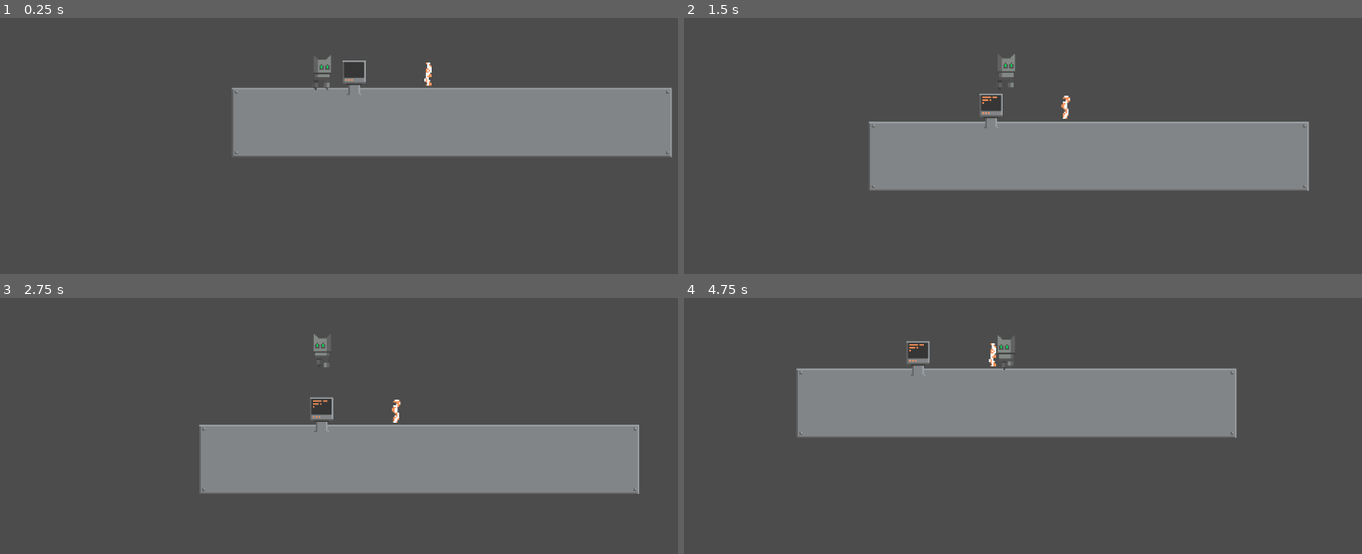
Above: before the commit, frames 1-4 (two rows, left to right).
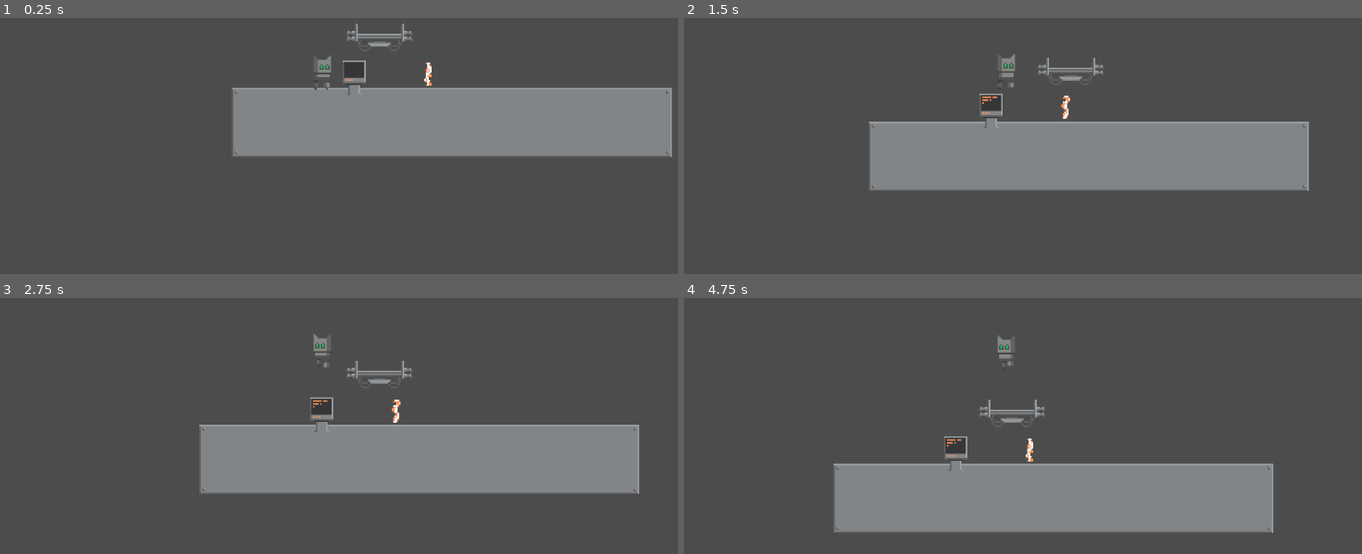
Above: after the commit, the same moments.

Repository: BuendiaGames/RobotsGMTK
Game: Godot game, scene res://levels/level-1.tscn
Two runs of this game, one before a commit and one after it. Both use one fixed random seed, a clock stepped at 60 frames per second and the inputs below. The project has no main scene, so this scene is started directly.
Inputs (mouse positions are in pixels of both pictures, inside the frame that each line leads up to):
- Up to frame 1 (0.25 s): no input
- Up to frame 2 (1.5 s): move the mouse to (1172, 46) at 0.52 s; hold Right (ui_right) 0.53-1.28 s; click (1172, 46) at 0.67 s; tap Up (ui_up) at 0.77 s; move the mouse to (860, 89) at 1.27 s; hold S (ui_right) from 1.28 s (still down)
- Up to frame 3 (2.75 s): tap Right (ui_up) at 1.52 s; move the mouse to (outside the picture) at 2.02 s; release S (ui_right) at 2.03 s; hold Up (ui_left) from 2.03 s (still down)
- Up to frame 4 (4.75 s): move the mouse to (968, 433) at 2.77 s; release Up (ui_left) at 2.78 s; hold D (ui_right) 2.78-4.28 s; click (968, 433) at 2.92 s; tap Down (ui_up) at 3.02, 3.77, 4.52 s; move the mouse to (1226, 410) at 3.52 s; move the mouse to (outside the picture) at 4.27 s; hold Up (ui_left) from 4.28 s (still down)

The runs differ from the first frame. In frame 1, 0.2% of the frame differs, in the area x 51-61%, y 2-12%; in frame 2, 0.2%; in frame 3, 0.2%; in frame 4, 35%, in the area x 16-87%, y 16-92%.

Commit message:
Platform bugfixes

Diff:
--- a/core/plataforma.gd
+++ b/core/plataforma.gd
@@ -24,9 +24,11 @@
 	distance = new_value
 
 	if mode == H:
-		endline = Vector2(distance, 0) + position
+		endline = Vector2(distance, 0)
 	elif mode == V:
-		endline = Vector2(0, distance) + position
+		endline = Vector2(0, distance)
+
+	print(position, endline)
 
 	update()
 
@@ -50,21 +52,23 @@
 
 #Move the platform when in-game
 func _process(delta):
+
 	if mode == H:
 		vel.x = speed * direction
-		if direction == 1 and position.x >= endline:
+		if direction == 1 and position.x >= endline.x:
 			direction = -1
-		elif direction == -1 and position.x <= startline:
+		elif direction == -1 and position.x <= startline.x:
 			direction = +1
 	else:
 		vel.y = speed * direction
-		if direction == 1 and position.y >= endline:
+		if direction == 1 and position.y >= endline.x:
 			direction = -1
-		elif direction == -1 and position.y <= startline:
+		elif direction == -1 and position.y <= startline.x:
 			direction = +1
 
+	move_and_collide(vel * delta)
 
 #Update a line in editor
 func _draw():
 	if Engine.editor_hint:
-		draw_line(position, endline, Color(1.0,0.0,0.0), 1.5)
+		draw_line(Vector2(0,0), endline, Color(1.0,0.0,0.0), 1.5)
--- a/levels/level-1.tscn
+++ b/levels/level-1.tscn
@@ -1,10 +1,11 @@
-[gd_scene load_steps=6 format=2]
+[gd_scene load_steps=7 format=2]
 
 [ext_resource path="res://graphics/collidable.tres" type="TileSet" id=1]
 [ext_resource path="res://graphics/back.tres" type="TileSet" id=2]
 [ext_resource path="res://core/robot.tscn" type="PackedScene" id=3]
 [ext_resource path="res://core/barrera.tscn" type="PackedScene" id=4]
 [ext_resource path="res://core/monitor.tscn" type="PackedScene" id=5]
+[ext_resource path="res://core/plataforma.tscn" type="PackedScene" id=6]
 
 [node name="Node2D" type="Node2D"]
 
@@ -35,3 +36,7 @@
 
 [node name="monitor" parent="." instance=ExtResource( 5 )]
 position = Vector2( 84.4793, 148.872 )
+
+[node name="KinematicBody2D" parent="." instance=ExtResource( 6 )]
+position = Vector2( 94.5953, 122.488 )
+distance = 150
